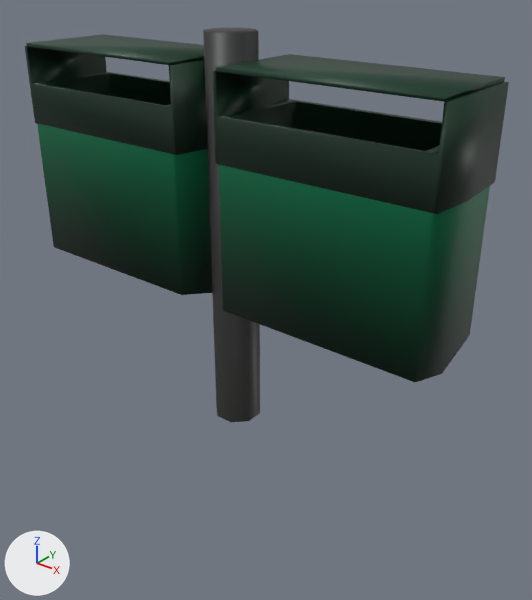
The FBX model TI3 - RockeFeller/Assets/3DAssets/DoubleTrash.fbx as it was, and as the next commit left it.
Rendered twice from a camera (50 mm lens) standing at (0.82, -0.935, 0.844) and looking at (0.024, 0.061, 0.227). The axes (+X, +Y, +Z) are drawn at lower left. The lights are the same throughout. The first picture is the older version. Where no turn or scale is listed for an object, it has been applied to the vertices.

Objects in the first picture: 'DoubleTrash'.
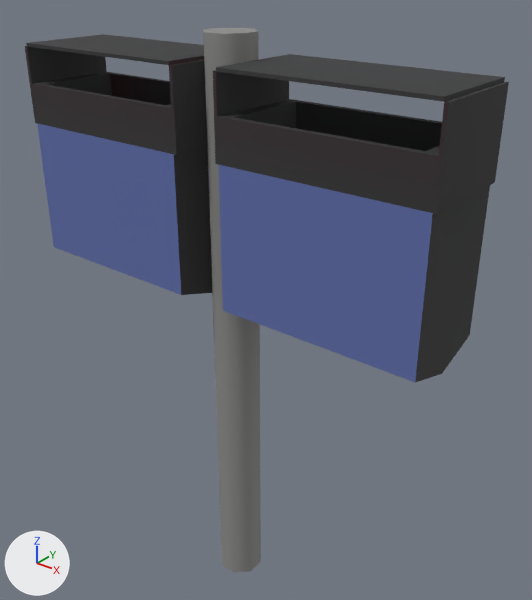
The newer file is also rescaled (x1.364), turned or shifted as a whole; pictures and numbers use the older file's frame.

The change in detail:
Picture 'GradientTexture.png' (img_gradienttexture_png) is new.
Material 'CelShading' (mat_celshading) is new.
Its texture is img_gradienttexture_png.
Its roughness is 0.9.
me_doubletrash is used by ob_doubletrash; location (0.0, 0.0, 0.0).
Before the commit, vertices of me_doubletrash: 0 (-0.017, 0.043, -0.002), 2 (0.018, 0.043, -0.002), 4 (0.043, 0.018, -0.002) at pixel (260, 413), 6 (0.043, -0.018, -0.002) at pixel (248, 421), 8 (0.018, -0.043, -0.002) at pixel (230, 422).
Before the commit, vertices of me_doubletrash: 10 (-0.017, -0.043, -0.002) at pixel (217, 415), 12 (-0.042, -0.018, -0.002) at pixel (216, 405), 14 (-0.042, 0.018, -0.002).
me_doubletrash had 136 vertices, 133 faces and spanned x -0.428..0.428, y -0.091..0.091, z -0.002..0.718.
me_doubletrash no longer uses material mat_toonshading (picture img_toonshadingtextura_png).
me_doubletrash now has 136 vertices, 133 faces and spans x -0.428..0.428, y -0.091..0.091, z -0.4..0.718.
Part 1, on me_doubletrash:
Vertices 0, 2, 4, 6, 8, 10, 12, 14 of me_doubletrash move by (0.0, 0.0, -0.398).
me_doubletrash part 2: texture (UV) coordinates of 133 of 133 faces, centred in x -0.428..0.428, y -0.091..0.091, z 0.258..0.718, changed; they spanned u 0.09..0.12, v 0.01..0.06 and now span u 0.44..0.6, v 0.0..0.24.
me_doubletrash gains material mat_celshading (picture img_gradienttexture_png).

Boxes [x1, y1, x2, y2] around the edits, measured in the pictures (532 x 600 px; the box of a moved part takes in the faces that stretch with it):
'DoubleTrash', recoloured, reshaped, surface changed (lighter, 38% taller): before [25, 28, 509, 422]; after [25, 28, 509, 573]
part 1 of me_doubletrash, moved or reshaped: before [203, 31, 260, 422]; after [203, 31, 261, 573]
part 2 of me_doubletrash, surface changed (lighter): before [25, 28, 509, 422]; after [25, 28, 509, 573]
